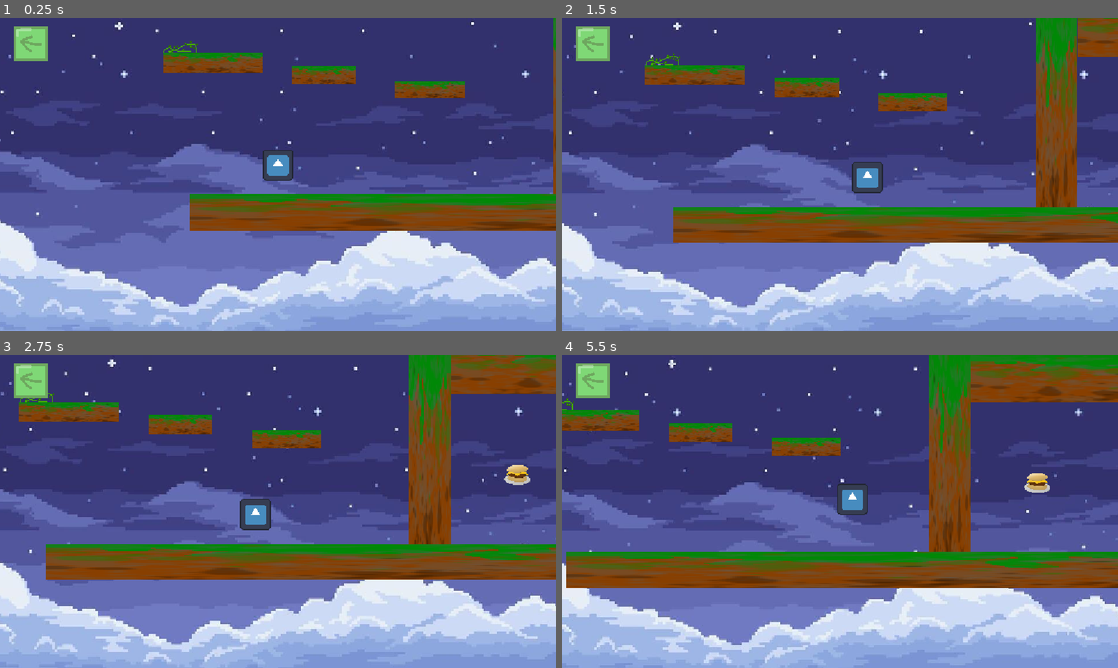
Above: before the commit, frames 1-4 (two rows, left to right).
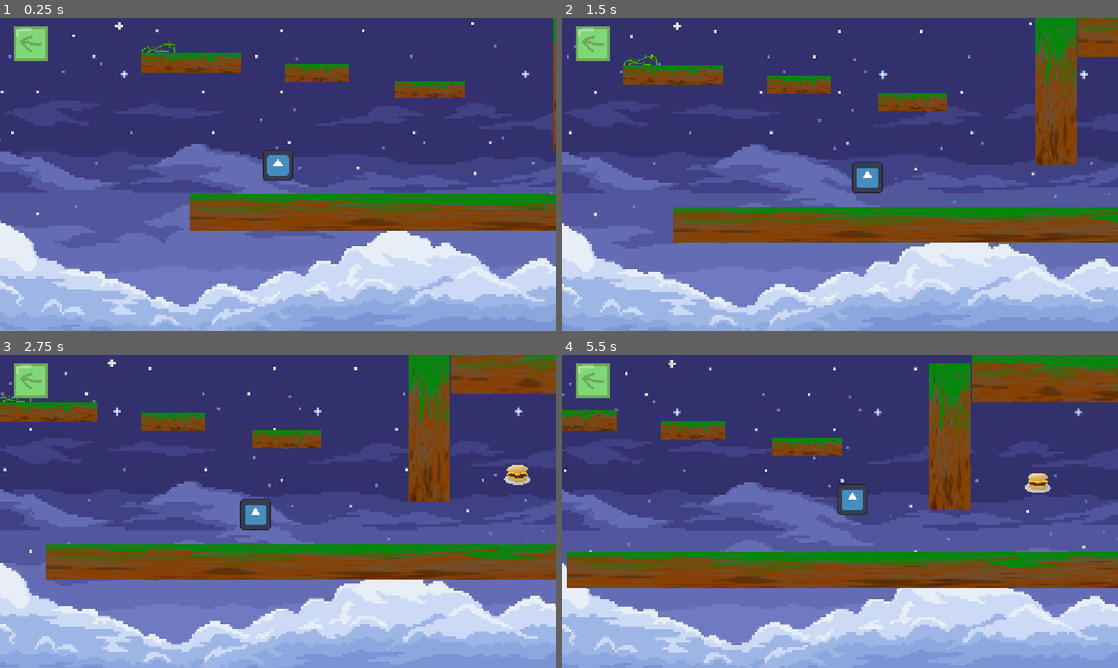
Above: after the commit, the same moments.

Repository: Guyiy1324/Jumpe-r-r-r-r-r-r-r-r
Game: Godot game, scene res://Scenes/map.tscn
The game is run twice, just before and just after one commit, with the same random seed, the same clock (stepped at 60 frames per second) and the same inputs. This scene is started directly instead of the project's main scene. The engine's default icon, where the game draws it, is replaced by a stand-in: a white triangle on a blue panel in a dark square.
Inputs (mouse positions are in pixels of both pictures, inside the frame that each line leads up to):
- Up to frame 1 (0.25 s): no input
- Up to frame 2 (1.5 s): move the mouse to (962, 158) at 0.52 s; hold Right (ui_right) from 0.53 s (still down); tap Space (Jump) at 0.77 s; move the mouse to (728, 190) at 1.27 s
- Up to frame 3 (2.75 s): tap Space (Jump) at 1.52 s; move the mouse to (333, 442) at 2.02 s; release Right (ui_right) at 2.03 s; hold Left (ui_left) from 2.03 s (still down)
- Up to frame 4 (5.5 s): move the mouse to (812, 574) at 2.77 s; release Left (ui_left) at 2.78 s; hold Right (ui_right) 2.78-4.28 s; tap Space (Jump) at 3.02, 3.77, 4.52 s; move the mouse to (1006, 558) at 3.52 s; move the mouse to (673, 464) at 4.27 s; hold Left (ui_left) 4.28-5.03 s; move the mouse to (867, 511) at 5.02 s; hold Right (ui_right) from 5.03 s (still down)

The runs differ from the first frame. In frame 1, 1.6% of the frame differs, in the area x 25-100%, y 4-57%; in frame 2, 4.0%, in the area x 11-93%, y 0-61%; in frame 3, 3.9%; in frame 4, 3.8%.

Commit message:
sdolfkh

Diff:
--- a/jump-e-r/Scenes/hamburgoer.tscn
+++ b/jump-e-r/Scenes/hamburgoer.tscn
@@ -1,13 +1,30 @@
-[gd_scene load_steps=3 format=3 uid="uid://d0wbcc2phpt2d"]
+[gd_scene load_steps=4 format=3 uid="uid://2fmxpxvg26p4"]
 
 [ext_resource type="Texture2D" uid="uid://db51wtyqa40i5" path="res://Assets/download.png" id="1_n5fnt"]
+
+[sub_resource type="GDScript" id="GDScript_n5fnt"]
+resource_name = "Hamburger move"
+script/source = "extends Area2D
+
+# Called when the node enters the scene tree for the first time.
+func _ready() -> void:
+	pass # Replace with function body.
+
+
+func _on_body_entered(body: Node2D) -> void:
+	if body is CharacterBody2D:
+		print(\"work\")
+		position.x = $player.position.x - 1
+		position.y = $player.position.y - 1
+"
 
 [sub_resource type="CircleShape2D" id="CircleShape2D_n5fnt"]
 radius = 53.009434
 
 [node name="Hamburgoer" type="Node2D"]
 
-[node name="Area2D" type="Area2D" parent="."]
+[node name="Area2D" type="Area2D" parent="." groups=["player"]]
+script = SubResource("GDScript_n5fnt")
 
 [node name="CollisionShape2D" type="CollisionShape2D" parent="Area2D"]
 shape = SubResource("CircleShape2D_n5fnt")
@@ -20,3 +37,5 @@
 scale = Vector2(0.27959895, 0.27959895)
 texture = ExtResource("1_n5fnt")
 expand_mode = 1
+
+[connection signal="body_entered" from="Area2D" to="Area2D" method="_on_body_entered"]
--- a/jump-e-r/Scenes/map.tscn
+++ b/jump-e-r/Scenes/map.tscn
@@ -1,17 +1,17 @@
 [gd_scene load_steps=16 format=3 uid="uid://bpgrtefjqp3k7"]
 
 [ext_resource type="Texture2D" uid="uid://bok0r4vdxd48i" path="res://Assets/Dirt.png" id="1_c7s6e"]
-[ext_resource type="PackedScene" path="res://Scenes/instantiantor.tscn" id="2_q0mm3"]
+[ext_resource type="PackedScene" uid="uid://df115ednb6skn" path="res://Scenes/instantiantor.tscn" id="2_q0mm3"]
 [ext_resource type="AudioStream" uid="uid://de1qtw4ufhiw3" path="res://Assets/Audio Files/Project Rusher - SURR3AL (Noteblock Cover).mp3" id="3_w7jjh"]
 [ext_resource type="PackedScene" uid="uid://b4mqx81580ntb" path="res://Scenes/player.tscn" id="4_myvm1"]
-[ext_resource type="PackedScene" uid="uid://ds3xeopn13qoa" path="res://Scenes/win_condition.tscn" id="5_np2xp"]
+[ext_resource type="PackedScene" path="res://Scenes/win_condition.tscn" id="5_np2xp"]
 [ext_resource type="Script" uid="uid://bf05jcmf7pt3e" path="res://Scripts/area_2d.gd" id="6_np2xp"]
 [ext_resource type="PackedScene" uid="uid://cq3csjm0ri5w3" path="res://Scenes/boucne.tscn" id="7_6q3n4"]
-[ext_resource type="PackedScene" uid="uid://d0wbcc2phpt2d" path="res://Scenes/hamburgoer.tscn" id="8_6q3n4"]
-[ext_resource type="Texture2D" path="res://Assets/game_background.jpg" id="9_background"]
+[ext_resource type="PackedScene" uid="uid://2fmxpxvg26p4" path="res://Scenes/hamburgoer.tscn" id="8_6q3n4"]
+[ext_resource type="Texture2D" uid="uid://wpfv1pditxcr" path="res://Assets/backbutton.png" id="9_back"]
+[ext_resource type="Texture2D" uid="uid://brqtjd6cgsprf" path="res://Assets/game_background.jpg" id="9_background"]
+[ext_resource type="Script" path="res://Scripts/back_to_menu.gd" id="10_back"]
 [ext_resource type="Script" path="res://Scripts/game_background.gd" id="10_background"]
-[ext_resource type="Texture2D" path="res://Assets/backbutton.png" id="9_back"]
-[ext_resource type="Script" path="res://Scripts/back_to_menu.gd" id="10_back"]
 
 [sub_resource type="GDScript" id="GDScript_np2xp"]
 resource_name = "Bounce Pad"
@@ -82,9 +82,9 @@
 texture = ExtResource("1_c7s6e")
 
 [node name="Plat form" type="StaticBody2D" parent="Section 1"]
-position = Vector2(1226.0001, -297)
+position = Vector2(1224.0001, -403)
 rotation = -3.1415927
-scale = Vector2(0.673111, -3.4773495)
+scale = Vector2(0.673111, -2.3739533)
 collision_layer = 3
 collision_mask = 3
 
@@ -98,7 +98,7 @@
 texture = ExtResource("1_c7s6e")
 
 [node name="Platform little 2" type="StaticBody2D" parent="Section 1"]
-position = Vector2(192, -419)
+position = Vector2(160, -427.99997)
 scale = Vector2(1.0326793, 0.29627547)
 collision_layer = 3
 collision_mask = 3
@@ -124,7 +124,7 @@
 texture = ExtResource("1_c7s6e")
 
 [node name="Tiny one" type="StaticBody2D" parent="Section 1"]
-position = Vector2(-271, -470)
+position = Vector2(-361.99997, -469.99994)
 scale = Vector2(1.6201365, 0.3303762)
 
 [node name="CollisionShape2D" type="CollisionShape2D" parent="Section 1/Tiny one"]
@@ -194,7 +194,7 @@
 position = Vector2(1588, -209)
 
 [node name="Boucne" parent="." instance=ExtResource("7_6q3n4")]
-position = Vector2(-398.00003, -552.00006)
+position = Vector2(-489, -552)
 scale = Vector2(0.09961599, 0.09961599)
 
 [node name="Boucne2" parent="." instance=ExtResource("7_6q3n4")]
--- a/jump-e-r/Scenes/player.tscn
+++ b/jump-e-r/Scenes/player.tscn
@@ -1,7 +1,7 @@
 [gd_scene load_steps=5 format=3 uid="uid://b4mqx81580ntb"]
 
 [ext_resource type="Script" uid="uid://ctlvvcwxy3bvs" path="res://Scripts/player.tres.gd" id="1_cvnsp"]
-[ext_resource type="Texture2D" uid="uid://ds42pbjgq7jap" path="res://Assets/Backgrounds/icon.svg" id="2_i3pqv"]
+[ext_resource type="Texture2D" uid="uid://ds42pbjgq7jap" path="res://Assets/icon.svg" id="2_i3pqv"]
 [ext_resource type="AudioStream" uid="uid://cujwtadsprr12" path="res://Assets/Audio Files/Bounce.mp3" id="3_6t5aa"]
 
 [sub_resource type="RectangleShape2D" id="RectangleShape2D_4flbx"]
Not shown: 1 places in jump-e-r/Scenes/map.tscn that only renumber resources
